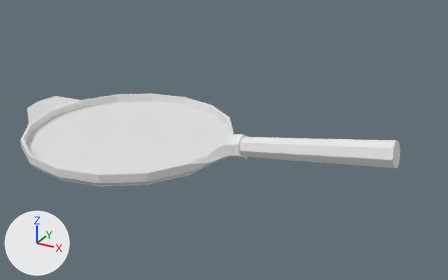
One commit to the Blender file 3D models - Sofia/Ingredients/Toppings.blend: the scene before it, then after it.
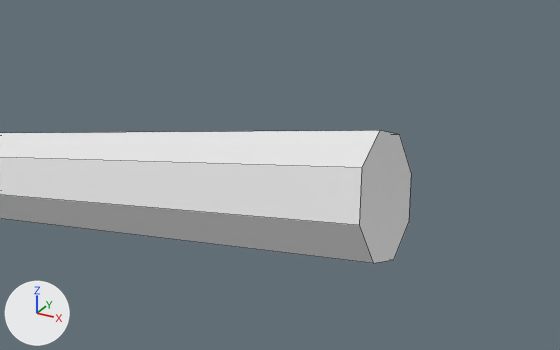
Each version is shown whole from a camera (50 mm lens) standing at (0.407, -0.5181, 0.2842) and looking at (0.1177, 0.0079, 0.0212), then close up from a camera (50 mm lens) standing at (0.3457, -0.1278, 0.1119) and looking at (0.2825, -0.0129, 0.0545). Arrows for +X, +Y and +Z are at lower left; the lights stay in place. The close-ups show mesh edges as thin lines. Materials are left out; every surface is plain grey.

Script lines for the objects in view, before the commit:
```python
me_circle = bpy.data.meshes.new('Circle')
me_circle.from_pydata(...)  # 147 vertices, 128 faces; spans x -0.136..0.301, y -0.118..0.118, z 0.0..0.062
# faces by material slot: [118, 10]
me_circle.materials.append(mat_material_001)
me_circle.materials.append(mat_rosewood_veneer1)
ob_pan = bpy.data.objects.new('pan', me_circle)
ob_pan.location = (0.0, 0.0, 0.0)
```
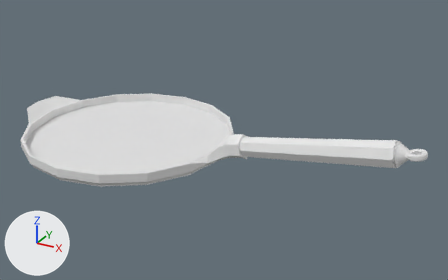
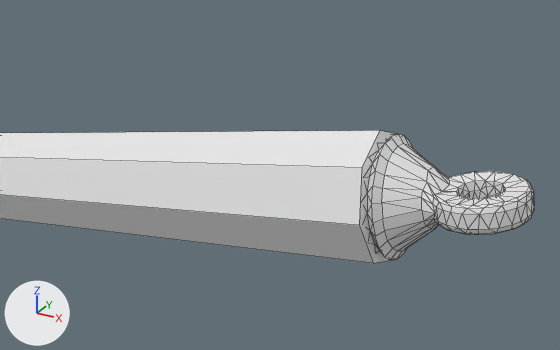
Commit message: Add things in toppings file

The change in detail:
me_circle is used by ob_pan; location (0.0, 0.0, 0.0).
me_circle had 147 vertices, 128 faces and spanned x -0.136..0.301, y -0.118..0.118, z 0.0..0.062.
me_circle now has 432 vertices, 607 faces and spans x -0.435..0.028, y -0.118..0.118, z -0.017..0.047.
me_circle part 1: the loose piece of 16 vertices spanning x 0.129..0.301, y -0.013..0.013, z 0.01..0.062 is turned 9.6 degrees about the y axis through its middle, then moved by (-0.299, 0.0, -0.034).
me_circle part 2: a new loose piece of 285 vertices spanning x 0.0..0.028, y -0.012..0.012, z -0.012..0.012.
Object 'pan' (ob_pan) moves from (0.0, 0.0, 0.0) to (0.2983, 0.0, 0.0484).
Object 'pan' (ob_pan) turns from (0, 0, 0) to (0, -9.6, 0) degrees about x, y and z.

Where the change shows, as pixel boxes [x1, y1, x2, y2] in the close-ups (560 x 350 px; the box of a moved part takes in the faces that stretch with it):
'pan', reshaped, moved, turned: before [0, 130, 411, 263]; after [0, 130, 534, 263]
part 1 of me_circle, moved or reshaped: before [358, 130, 411, 263]; after [358, 130, 395, 263]
part 2 of me_circle, added: after [364, 134, 534, 260]
